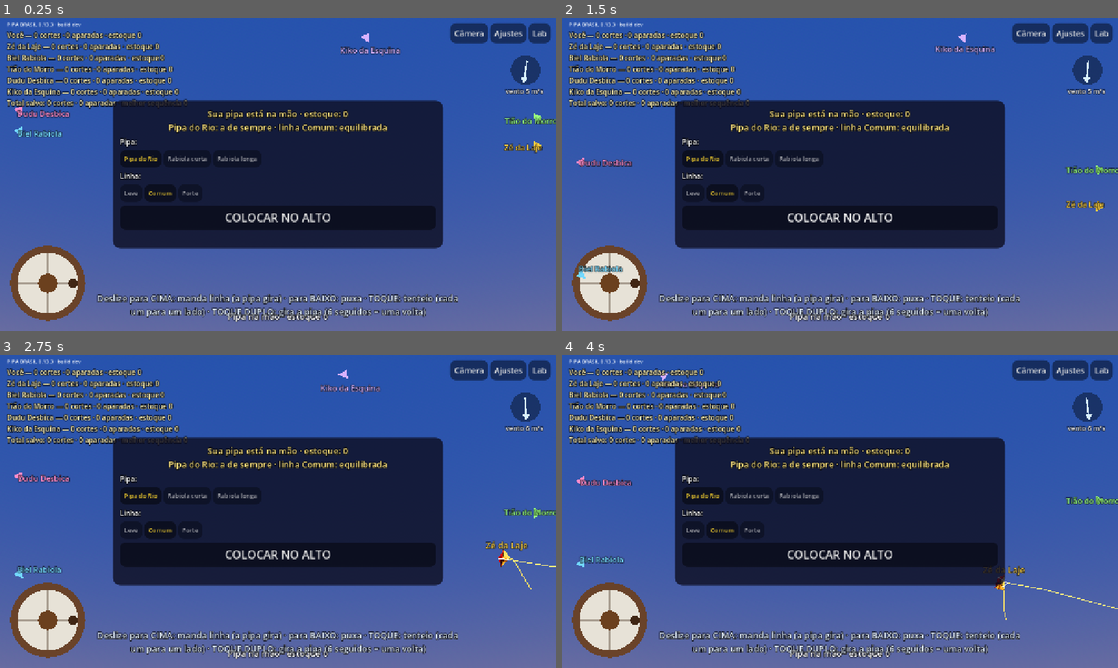
Above: before the commit, frames 1-4 (two rows, left to right).
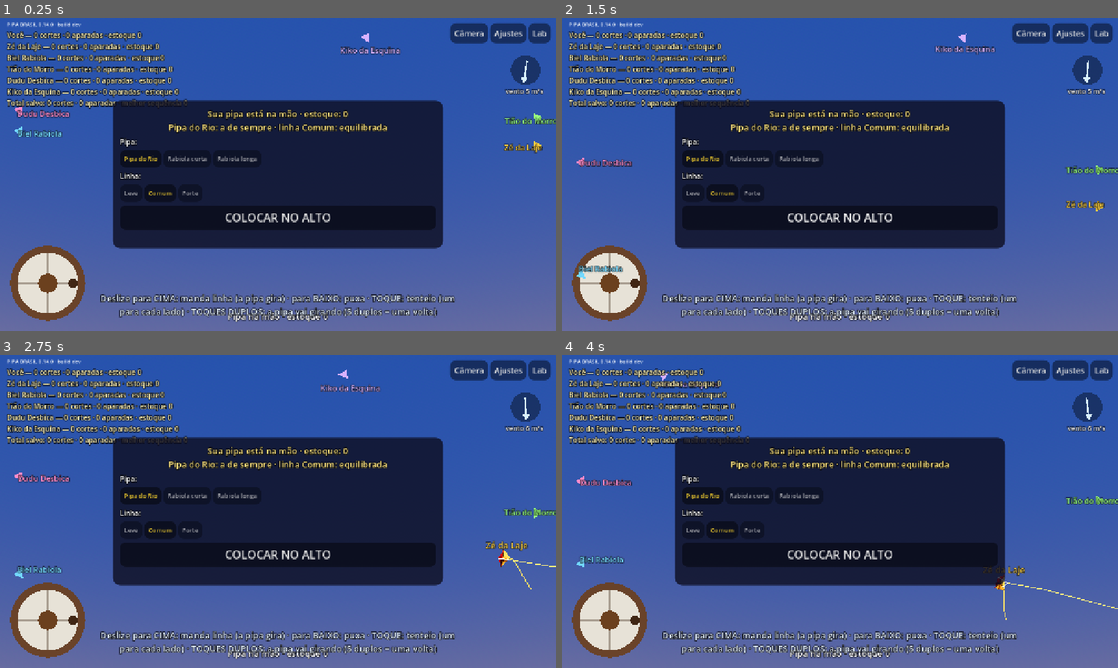
Above: after the commit, the same moments.

Repository: lucaskaeller201-ui/Pipa-Brasil
Game: Godot game, scene res://scenes/main/main.tscn
Same seed, same stepped clock (60 frames per second), same inputs: the game is played once before the commit and once after it.
Inputs (mouse positions are in pixels of both pictures, inside the frame that each line leads up to):
- Up to frame 1 (0.25 s): no input
- Up to frame 2 (1.5 s): tap Enter at 0.5 s; move the mouse to (962, 158) at 0.52 s; hold Right 0.53-1.25 s; tap Q at 0.6 s; click (962, 158) at 0.67 s; tap Space at 0.77 s; tap E at 0.8 s; drag from (728, 190) to (812, 237) at 1.27 s
- Up to frame 3 (2.75 s): move the mouse to (333, 442) at 2.02 s; hold Right from 2.03 s (still down); tap R at 2.1 s; tap Q at 2.3 s
- Up to frame 4 (4 s): release Right at 2.75 s; drag from (812, 574) to (673, 464) at 2.77 s; move the mouse to (1006, 558) at 3.52 s; hold Left from 3.53 s (still down); tap E at 3.6 s; tap Space at 3.77 s; tap R at 3.8 s

The runs differ from the first frame. In frame 1, 2.3% of the frame differs, in the area x 8-83%, y 1-96%; in frame 2, 2.3%; in frame 3, 2.3%; in frame 4, 2.3%.

Commit message:
0.14.0: tenteio por ângulo-alvo, 36° por toque, para exato, volta curta (D-041)
Co-Authored-By: Claude Opus 5.5 <noreply@anthropic.com>
Claude-Session: https://claude.ai/code/session_01VcBVPpGPHbKMkWY2F5CwiY

Diff:
--- a/game/match/livre.gd
+++ b/game/match/livre.gd
@@ -60,14 +60,14 @@
 var _ultimo_lado := 1.0         # lado do último tenteio
 var _ultimo_toque := -99.0      # instante do último toque (s)
 var _ultimo_duplo := -99.0      # instante do último toque duplo (s)
-var _sentido_volta := 0.0       # sentido do giro na volta com a pipa
-## Tenteio (D-039), como no Pipa Combate:
-## - toque simples: cada toque para um lado (desbica da esquerda para a direita);
-## - toque DUPLO (dois toques rápidos): a pipa continua girando no mesmo
-##   sentido; uns 6 toques duplos seguidos dão a volta inteira (360°).
+var _sentido := -1.0            # sentido do giro do último tenteio (+1/-1)
+## Tenteio (D-041), como no Pipa Combate: cada toque gira o bico um passo
+## (36°). Toque simples: alterna o sentido (desbica para um lado e para o
+## outro). Toque DUPLO (rápido): continua no mesmo sentido; seguindo com mais
+## toques duplos a pipa dá a volta num círculo curto (10 toques = 360°).
 const TOQUE_DUPLO_S := 0.3      ## s entre os dois toques do toque duplo
-const VOLTA_SEGUE_S := 0.9      ## s: toque duplo logo depois de outro continua a volta
-const VOLTA_SEGUNDO_TOQUE := 0.1   ## o 2º toque do duplo é só um empurrãozinho
+const VOLTA_SEGUE_S := 0.9      ## s: toque logo depois de um duplo continua a volta
+@export var graus_por_toque := 36.0
 
 # interface
 var _placar: Label
@@ -268,9 +268,11 @@
 	elif evento is InputEventKey and evento.pressed and not evento.echo:
 		var tecla := (evento as InputEventKey).physical_keycode
 		if tecla == KEY_Q or tecla == KEY_LEFT:
-			_desbicar(-1.0)
+			_sentido = -1.0
+			_desbicar(-1.0, -1.0)
 		elif tecla == KEY_E or tecla == KEY_RIGHT:
-			_desbicar(1.0)
+			_sentido = 1.0
+			_desbicar(1.0, 1.0)
 		elif tecla == KEY_SPACE:
 			_tentear()
 
@@ -301,26 +303,16 @@
 		d["puxou"] = true   # este dedo é de puxar (enquanto estiver na tela)
 
 
-## Tenteio pelo toque (D-039): toque simples alterna o lado; o toque duplo
-## continua girando no mesmo sentido (vários seguidos dão a volta).
+## Tenteio pelo toque (D-041).
 func _tentear() -> void:
 	var agora := Time.get_ticks_msec() / 1000.0
-	var eu := modo.you()
-	if eu == null:
-		return
-	if agora - _ultimo_toque < TOQUE_DUPLO_S:
-		# 2º toque do duplo: empurrãozinho no mesmo sentido do 1º.
-		_ultimo_toque = -99.0
+	var seguido := agora - _ultimo_toque < TOQUE_DUPLO_S
+	if seguido:
 		_ultimo_duplo = agora
-		_sentido_volta = eu.kite.kick_sign
-		_desbicar(_ultimo_lado, _sentido_volta, VOLTA_SEGUNDO_TOQUE)
-		return
+	elif agora - _ultimo_duplo >= VOLTA_SEGUE_S:
+		_sentido = -_sentido      # toque simples: troca de lado
 	_ultimo_toque = agora
-	if agora - _ultimo_duplo < VOLTA_SEGUE_S and _sentido_volta != 0.0:
-		# no meio da volta: o 1º toque do próximo duplo segue girando
-		_desbicar(_ultimo_lado, _sentido_volta, 1.0)
-	else:
-		_desbicar(-_ultimo_lado)
+	_desbicar(_sentido, _sentido)
 
 
 func _desbicar(lado: float, sentido := 0.0, escala := 1.0) -> void:
@@ -494,7 +486,7 @@
 	_banner.add_theme_constant_override("outline_size", 12)
 	_banner.visible = false
 	_dica = _rotulo(raiz, 20, Color(0.9, 0.95, 1.0), HORIZONTAL_ALIGNMENT_CENTER)
-	_dica.text = "Deslize para CIMA: manda linha (a pipa gira) · para BAIXO: puxa · TOQUE: tenteio (cada um para um lado) · TOQUE DUPLO: gira a pipa (6 seguidos = uma volta)"
+	_dica.text = "Deslize para CIMA: manda linha (a pipa gira) · para BAIXO: puxa · TOQUE: tenteio (um para cada lado) · TOQUES DUPLOS: a pipa vai girando (5 duplos = uma volta)"
 	_dica.set_anchors_preset(Control.PRESET_CENTER_BOTTOM)
 	_dica.offset_left = -420.0
 	_dica.offset_right = 420.0
@@ -528,6 +520,7 @@
 	_painel_ajustes.add_child(caixa)
 	_ajuste(caixa, "Giro máximo mandando linha (°/s)", 60.0, 900.0, 20.0, velocidade_giro_mandando_linha, "giro")
 	_ajuste(caixa, "Força da puxada (m/s)", 2.0, 10.0, 0.5, forca_puxada, "puxada")
+	_ajuste(caixa, "Giro por toque no tenteio (°)", 15.0, 90.0, 3.0, graus_por_toque, "toque")
 
 	_criar_painel_mao(raiz)
 
@@ -594,6 +587,11 @@
 
 func _ao_ajustar(v: float, qual: String, rotulo: Label, nome: String) -> void:
 	rotulo.text = "%s: %s" % [nome, str(v)]
+	if qual == "toque":
+		graus_por_toque = v
+		modo.your_kick_deg = v
+		if modo.you() != null:
+			modo.you().kite.definition.spin_kick_rate_deg = v
 	if qual == "giro":
 		velocidade_giro_mandando_linha = v
 		_aplicar_giro()
--- a/game/modes/free_mode.gd
+++ b/game/modes/free_mode.gd
@@ -34,6 +34,8 @@
 var _rng := RandomNumberGenerator.new()
 ## Velocidade do giro mandando linha da SUA pipa (graus/s), ajustável na tela.
 var your_spin_rate := 900.0
+## Giro por toque do SEU tenteio (graus), ajustável na tela.
+var your_kick_deg := 36.0
 ## Acontecimentos para a tela (tremor, câmera lenta, avisos): {"type", ...}
 var screen_events: Array = []
 ## Sua pipa está na mão, na laje: a tela mostra a escolha de pipa e linha e o
@@ -298,12 +300,10 @@
 		d.tail_length *= 0.6
 		d.tail_mass *= 0.6
 		d.spin_give_rate_deg *= 1.25
-		d.spin_kick_rate_deg *= 1.15
 	elif k == 2:
 		d.tail_length *= 1.4
 		d.tail_mass *= 1.4
 		d.spin_give_rate_deg *= 0.8
-		d.spin_kick_rate_deg *= 0.9
 	return d
 
 
@@ -332,6 +332,7 @@
 	if i == 0:
 		def = kite_for(you_kite)
 		def.spin_give_rate_deg = your_spin_rate * def.spin_give_rate_deg / KiteDefinition.pipa_rio().spin_give_rate_deg
+		def.spin_kick_rate_deg = your_kick_deg
 	var f := world.add_flyer(def, p["base"], LINHA_INICIAL, 45.0, 0.0, true, 3.0)
 	if i == 0:
 		apply_line(f, you_line)
--- a/project.godot
+++ b/project.godot
@@ -7,7 +7,7 @@
 
 config/name="PIPA BRASIL"
 config/description="Simulador brasileiro de pipas em 3D"
-config/version="0.13.3"
+config/version="0.14.0"
 run/main_scene="res://scenes/main/main.tscn"
 config/features=PackedStringArray("4.7", "Mobile")
 config/icon="res://icon.svg"
--- a/sim/core/flyer.gd
+++ b/sim/core/flyer.gd
@@ -94,8 +94,8 @@
 	k.pull_speed = maxf(0.0, input.haul_speed) if not cut else 0.0
 	# Tenteio (D-037): o toque leva uma puxadinha; logo depois do pulo do bico
 	# a pipa já sai andando para onde ele aponta.
-	if not cut and tenteio_age > 0.06 and tenteio_age < 0.5:
-		k.pull_speed = maxf(k.pull_speed, 3.0)
+	if not cut and tenteio_age > 0.06 and tenteio_age < 0.25:
+		k.pull_speed = maxf(k.pull_speed, 1.2)   # pequena: o círculo fica curto (D-041)
 	k.pull_taut = tension > 1.0
 	# Sentido do giro do desbico, para o bico ir para o lado pedido no céu.
 	if k.spin_mode == KiteBody.SpinMode.SPIN_KICK:
--- a/sim/kite/kite_body.gd
+++ b/sim/kite/kite_body.gd
@@ -37,9 +37,9 @@
 ## uma pausa (D-036), para o tenteio mudar a direção de verdade.
 var since_kick := 99.0
 var _hold_ang := 0.0   ## ângulo do bico guardado no fim do tenteio (rad)
-var _kick_omega := 0.0 ## giro do tenteio que ainda resta (rad/s), freado pelo ar
+var _tenteio_ativo := false ## o bico está seguindo o ângulo-alvo do tenteio
 var _kick_prev := false
-const KICK_HOLD := 1.2 ## s: depois do tenteio o bico fica onde parou
+const KICK_HOLD := 1.5 ## s: depois do último toque o bico fica onde parou
 var _spin_controlado := false
 var _spin_alvo := 0.0
 var _spin_teto := -1.0
@@ -244,14 +244,14 @@
 				var teto := absf(alvo)
 				novo = clampf(move_toward(clampf(wnn, -teto, teto), alvo, deg_to_rad(d.spin_give_accel_deg) * h), -teto, teto)
 			SpinMode.SPIN_KICK:
-				# Tenteio (D-040): um impulso de giro, somado ao que ainda resta.
+				# Tenteio (D-041): cada toque soma um passo fixo ao ângulo-alvo
+				# do bico; o bico vai até lá suave e para exato (sem passar).
 				if not _kick_prev:
-					_kick_omega += kick_sign * kick_scale * deg_to_rad(d.spin_kick_rate_deg)
-				novo = _kick_omega
-				_hold_ang = _nose_ang(nn)
+					var base := _hold_ang if _tenteio_ativo else _nose_ang(nn)
+					_hold_ang = wrapf(base - kick_sign * kick_scale * deg_to_rad(d.spin_kick_rate_deg), -PI, PI)
+					_tenteio_ativo = true
 			SpinMode.SPIN_LOCK:
 				novo = 0.0   # puxando: trava seca, o bico fica onde está (D-033)
-				_kick_omega = 0.0
 			_:
 				novo = wnn * exp(-d.spin_release_drag * bow_factor() * h)
 				# solta, mas sem furacão: nunca mais rápido que o teto do giro
@@ -267,24 +267,16 @@
 						var volta := clampf(ang * d.spin_return, -deg_to_rad(160.0), deg_to_rad(160.0))
 						novo = lerpf(novo, volta, 1.0 - exp(-8.0 * h))
 		_kick_prev = spin_mode == SpinMode.SPIN_KICK
-		if spin_mode == SpinMode.SPIN_GIVE:
-			_kick_omega = 0.0
-		# O giro do tenteio continua depois do toque e o ar vai freando: arco
-		# redondo, sem parada seca (D-040).
-		var girando := spin_mode == SpinMode.SPIN_FREE and absf(_kick_omega) > deg_to_rad(4.0) and not drifting and not towed
-		if girando:
-			novo = _kick_omega
-			_hold_ang = _nose_ang(nn)
-		_kick_omega *= exp(-d.spin_kick_damp * h)
-		if spin_mode == SpinMode.SPIN_FREE and not girando:
-			_kick_omega = 0.0
-		# Logo depois do tenteio o bico fica onde parou (dá tempo de puxar).
-		var segura := spin_mode == SpinMode.SPIN_FREE and not girando and since_kick < KICK_HOLD and d.spin_return > 0.0 and not drifting and not towed
+		if spin_mode == SpinMode.SPIN_GIVE or spin_mode == SpinMode.SPIN_LOCK or drifting or towed \
+				or (spin_mode == SpinMode.SPIN_FREE and since_kick >= KICK_HOLD):
+			_tenteio_ativo = false
+		# O bico persegue o ângulo-alvo do tenteio: arco redondo e curto, para
+		# exato onde os toques mandaram; toques seguidos emendam (D-041).
+		var segura := _tenteio_ativo and (spin_mode == SpinMode.SPIN_KICK or spin_mode == SpinMode.SPIN_FREE)
 		if segura:
-			# Segura o ângulo (não só para de girar): a linha e a rabiola não
-			# puxam o bico de volta, e tenteios seguidos dão a volta (D-038).
 			var erro := wrapf(_nose_ang(nn) - _hold_ang, -PI, PI)
-			novo = clampf(erro * 12.0, -deg_to_rad(300.0), deg_to_rad(300.0))
+			novo = clampf(erro * d.spin_kick_damp, -deg_to_rad(d.spin_kick_max_deg), deg_to_rad(d.spin_kick_max_deg))
+		var girando := segura
 		angular_velocity += nn * (novo - wnn)
 		_spin_controlado = spin_mode != SpinMode.SPIN_FREE or segura or girando
 		_spin_teto = deg_to_rad(d.spin_give_rate_deg) if spin_mode == SpinMode.SPIN_FREE and not segura and not girando else -1.0
--- a/sim/kite/kite_definition.gd
+++ b/sim/kite/kite_definition.gd
@@ -58,11 +58,12 @@
 @export var spin_pull_drag := 25.0
 ## Desbico (toque, D-031): a pipa se endireita — o bico volta para cima, no
 ## máximo nesta velocidade (graus/s), enquanto dura a folga do toque.
-## Tenteio (D-040): impulso de giro (°/s) que o ar freia aos poucos
-## (spin_kick_damp por s): o bico gira impulso/freio ≈ 330/6 = 55° num arco
-## redondo, e toques seguidos somam o giro.
-@export var spin_kick_rate_deg := 330.0
-@export var spin_kick_damp := 6.0
+## Tenteio (D-041): cada toque gira o bico este tanto (graus); 10 toques no
+## mesmo sentido = uma volta. O bico chega lá suave (ganho spin_kick_damp por
+## s, no máximo spin_kick_max_deg °/s) e para exato.
+@export var spin_kick_rate_deg := 36.0
+@export var spin_kick_damp := 14.0
+@export var spin_kick_max_deg := 420.0
 ## Retorno elástico (D-035): solta (sem comando), o vento traz o bico de volta
 ## para cima com esta "mola" (1/s); 0 = desligado.
 @export var spin_return := 0.0
--- a/tests/scenarios/test_pipa_rio.gd
+++ b/tests/scenarios/test_pipa_rio.gd
@@ -124,7 +124,7 @@
 	_rodar(w, 1.6)
 	var b4 := f.nose_angle_deg()
 	print("      [tenteio] bico %.0f° → (direita) %.0f° → (esquerda) %.0f° → (esquerda) %.0f°; parado 1 s: %.0f°; linha %.1f → %.1f m" % [b0, b1, b2, b3, b4, l0, f.line_length()])
-	assert_true(_dif(b1, b0) > 35.0 and _dif(b1, b0) < 95.0, "toque para a direita: pulo firme (%.0f°)" % _dif(b1, b0))
+	assert_true(_dif(b1, b0) > 25.0 and _dif(b1, b0) < 50.0, "toque para a direita: pulo firme (%.0f°)" % _dif(b1, b0))
 	assert_true(_dif(b2, b1) < -10.0, "toque para a esquerda: pulo para o outro lado (%.0f°)" % _dif(b2, b1))
 	assert_true(_dif(b3, b2) < -5.0, "outro para a esquerda: mais um pouco")
 	assert_true(absf(_dif(b_pausa, b3)) < 15.0, "logo depois do toque, o bico fica onde foi (%.0f° → %.0f°)" % [b3, b_pausa])
@@ -213,27 +213,35 @@
 		assert_true(r["el_min"] > -5.0)
 
 
-## D-039: toque simples alterna o lado; 6 toques duplos seguidos dão a volta.
-func test_toques_duplos_dao_a_volta() -> void:
+## D-041: cada toque gira um passo (36°) e para exato; 10 toques no mesmo
+## sentido dão a volta num círculo curto.
+func test_dez_toques_dao_a_volta_e_cada_toque_para_exato() -> void:
 	var w := _voo()
 	var f: Flyer = w.flyers[0]
 	var giro := 0.0
 	var antes := f.nose_angle_deg()
-	var sentido := 0.0
-	for k in 6:
-		for toque in 2:
-			f.input.kick_side = 1.0
-			f.input.kick_spin = sentido
-			f.input.kick_scale = 1.0 if toque == 0 else 0.1
-			f.pilot.trigger(Pilot.Impulse.DESBICAR_LADO, w.time)
-			for i in roundi((0.15 if toque == 0 else 0.35) / DT):
-				w.step(DT)
-				var agora := f.nose_angle_deg()
-				giro += wrapf(agora - antes, -180.0, 180.0)
-				antes = agora
-			sentido = f.kite.kick_sign
+	var maximo := 0.0
+	var p0 := f.kite.position
+	var longe := 0.0
+	for k in 10:
+		f.input.kick_spin = 1.0
+		f.pilot.trigger(Pilot.Impulse.DESBICAR_LADO, w.time)
+		for i in roundi(0.2 / DT):
+			w.step(DT)
+			var agora := f.nose_angle_deg()
+			giro += wrapf(agora - antes, -180.0, 180.0)
+			antes = agora
+			maximo = maxf(maximo, absf(giro))
+			longe = maxf(longe, f.kite.position.distance_to(p0))
+	for i in roundi(0.6 / DT):
+		w.step(DT)
+		var agora := f.nose_angle_deg()
+		giro += wrapf(agora - antes, -180.0, 180.0)
+		antes = agora
+		maximo = maxf(maximo, absf(giro))
 	f.input.kick_spin = 0.0
-	f.input.kick_scale = 1.0
-	print("      [volta] 6 toques duplos: bico girou %.0f°" % giro)
-	assert_true(absf(giro) >= 300.0 and absf(giro) <= 480.0, "6 toques duplos dão uma volta (%.0f°)" % giro)
+	print("      [volta] 10 toques: bico girou %.0f° (máximo %.0f°); a pipa se afastou até %.1f m do lugar" % [giro, maximo, longe])
+	assert_true(absf(giro) >= 320.0 and absf(giro) <= 400.0, "10 toques = uma volta (%.0f°)" % giro)
+	assert_true(maximo - absf(giro) < 8.0, "para exato, sem passar do ponto")
+	assert_true(longe < 12.0, "a volta é um círculo curto (%.1f m)" % longe)
 	assert_true(w.is_finite_state())
Not shown, changed: export_presets.cfg
Not shown, changed: docs/changelog.md
Not shown, changed: docs/decisoes.md
Not shown, changed: docs/progresso.md
